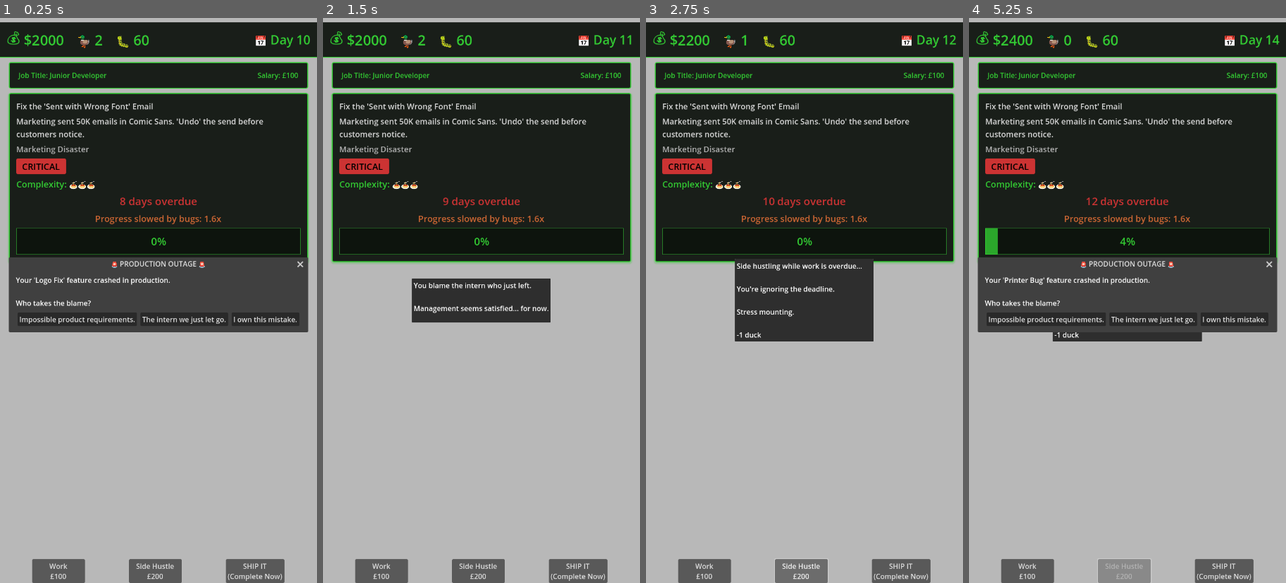
Above: before the commit, frames 1-4 (left to right).
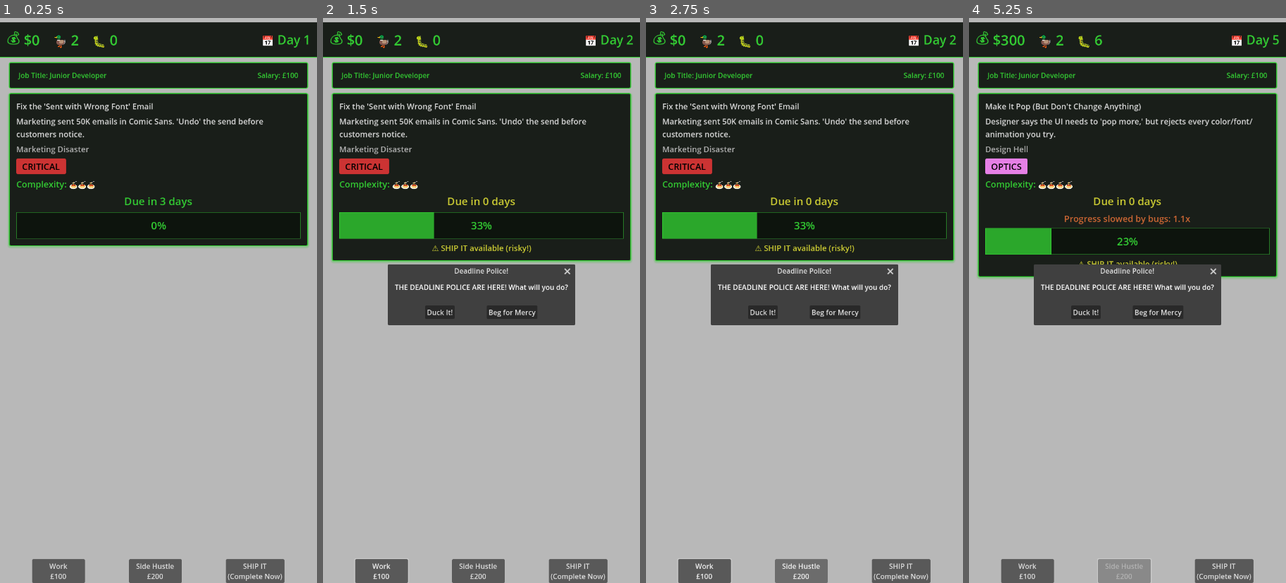
Above: after the commit, the same moments.

Repository: lmchoi/alt-f-this
Game: Godot game, scene res://scenes/game_ui.tscn
The game is run twice, just before and just after one commit, with the same random seed, the same clock (stepped at 60 frames per second) and the same inputs.
Inputs (mouse positions are in pixels of both pictures, inside the frame that each line leads up to):
- Up to frame 1 (0.25 s): no input
- Up to frame 2 (1.5 s): click "Work £100" at 0.5 s; click (506, 317) at 1.25 s, where only the run before the commit has a clickable "The intern we just let go."
- Up to frame 3 (2.75 s): click "Side Hustle £200" at 2 s
- Up to frame 4 (5.25 s): click "SHIP IT (Complete Now)" at 2.75 s; click (1086, 311) at 3.5 s, where only the run after the commit has a clickable "Duck It!"; click "Work £100" at 4.25 s; click "Side Hustle £200" at 5 s

The runs differ from the first frame. In frame 1, 16% of the frame differs, in the area x 2-98%, y 3-56%; in frame 2, 6.9%; in frame 3, 7.2%; in frame 4, 11%.

Commit message:
Update docs to remove outdated and duplicated information

Diff:
--- a/autoloads/game_manager.gd
+++ b/autoloads/game_manager.gd
@@ -186,7 +186,8 @@
 	# wait response to work_event
 
 	var bug_multiplier = get_bug_multiplier()
-	var work = 20.0 / (current_task.complexity * bug_multiplier)
+	# 100 / complexity = days to complete (1 complexity = 1 day)
+	var work = 100.0 / (current_task.complexity * bug_multiplier)
 	current_task.do_work(work)
 	task_progress_changed.emit(current_task.progress)
 	print("Progress: +%.1f%% (complexity: %d, bugs: %d)" % [work, current_task.complexity, bugs])
--- a/scenes/game_ui.gd
+++ b/scenes/game_ui.gd
@@ -76,15 +76,15 @@
 
 func _setup_test_scenario():
 	"""Debug: Setup test scenario for production outage testing"""
-	GameManager.bugs = 60  # High bugs = high outage chance (60 × 0.5% × 3 = 90% daily)
-	GameManager.poorly_shipped_tasks = ["Blockchain", "Logo Fix", "Printer Bug"]
-	GameManager.money = 2000
-	GameManager.ducks = 2
-	GameManager.day = 10
-	print("🔧 DEBUG TEST SCENARIO LOADED:")
-	print("  - Bugs: 60 (high outage chance)")
-	print("  - 3 poorly shipped tasks ready to explode")
-	print("  - Money: $2000")
-	print("  - Ducks: 2")
-	print("  - Day: 10")
-	print("  → Outage should trigger soon! (~90% chance per day)")
+	# # GameManager.bugs = 60  # High bugs = high outage chance (60 × 0.5% × 3 = 90% daily)
+	# GameManager.poorly_shipped_tasks = ["Blockchain", "Logo Fix", "Printer Bug"]
+	# GameManager.money = 2000
+	# GameManager.ducks = 2
+	# GameManager.day = 10
+	# print("🔧 DEBUG TEST SCENARIO LOADED:")
+	# # print("  - Bugs: 60 (high outage chance)")
+	# print("  - 3 poorly shipped tasks ready to explode")
+	# print("  - Money: $2000")
+	# print("  - Ducks: 2")
+	# print("  - Day: 10")
+	# print("  → Outage should trigger soon! (~90% chance per day)")
Not shown, changed: CLAUDE.md
Not shown, removed: TODO.md
Not shown, added: ideas/TODO.md
Not shown, added: ideas/archive/game-plan-original.md
Not shown, added: ideas/game-design.md
Not shown, removed: ideas/godot-best-practices.md
Not shown, added: ideas/roadmap.md
Not shown, removed: ideas/workflow-incremental-implementation.md
Not shown, added: reference/game-formulas.md
Not shown, added: reference/godot-best-practices.md
Not shown, added: reference/implementation-status.md
Not shown, added: reference/project-structure.md
(and 1 more such lines)
